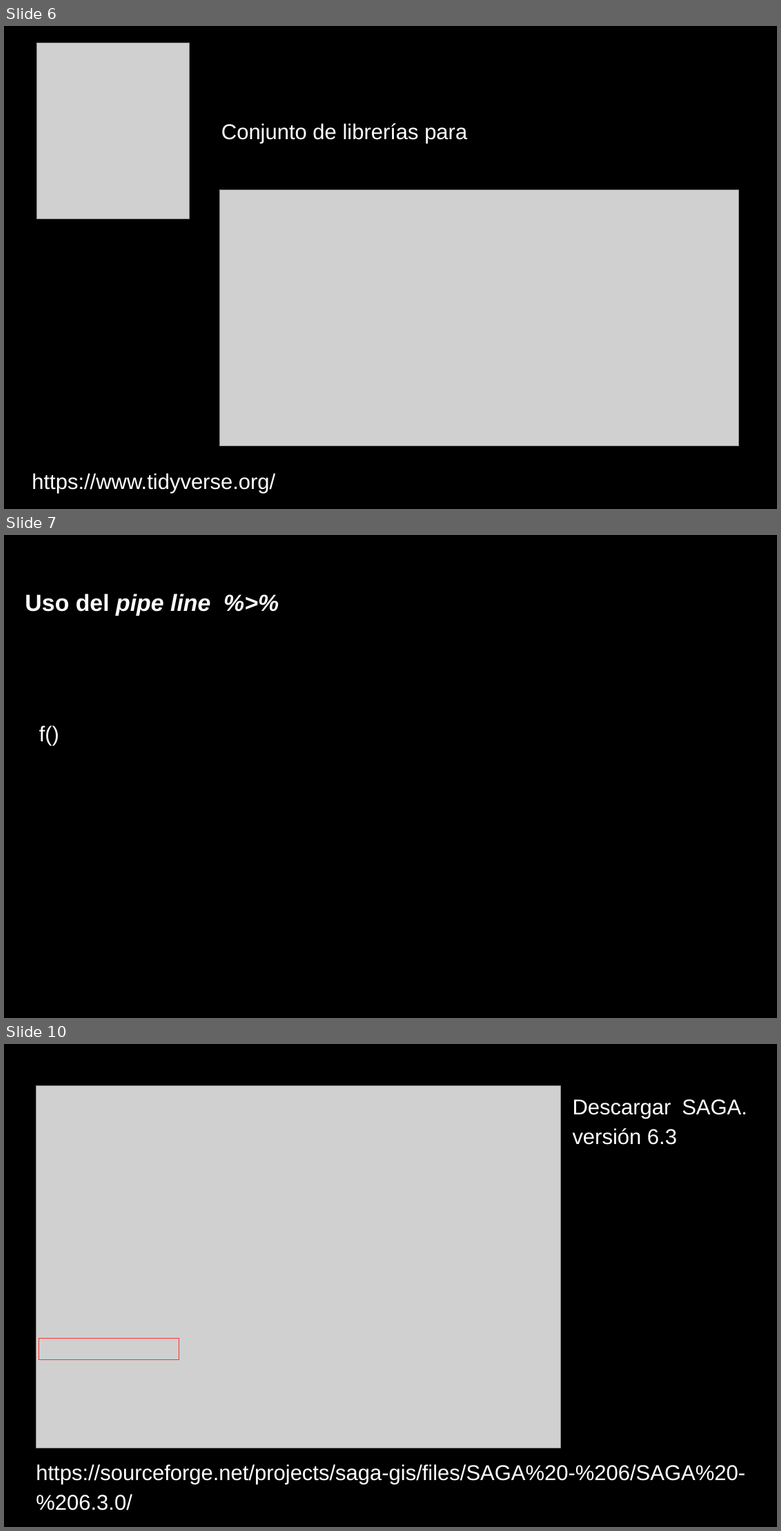
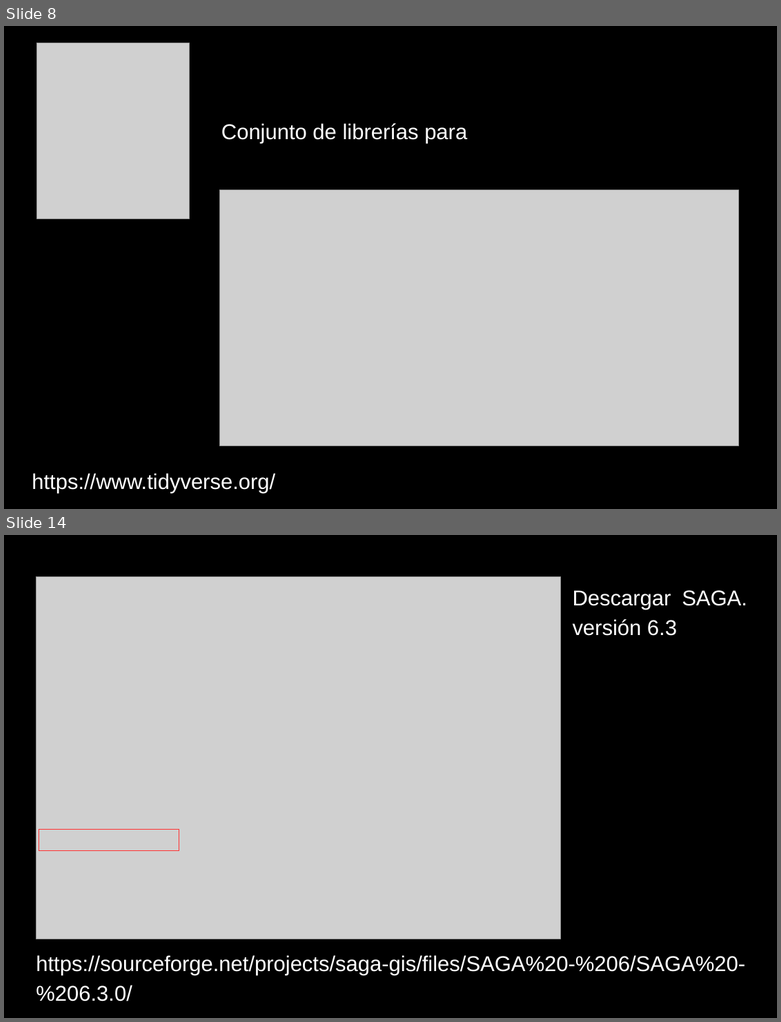
Before and after one commit to lebalcazar/R_IITCA, a slide deck: Presentacion/presentacion_01.odp. Shown one above the other, each under a label of ours: slides 6, 7 and 10 before the commit, slides 8 and 14 after it; the slides between them are not shown. The pictures are 781x1531 and 781x1022 pixels, drawn with LibreOffice and Linux fonts; fonts in the diff are those of the drawing; grey boxes stand for pictures. Boxes give left, top, right and bottom in pixels: in the first picture for what was removed or moved away, otherwise in the second. Text is boxed around its words. In the diff, an @@ line names an element or a change of style, - is before the commit and + after.

```diff
--- a/Presentacion/presentacion_01.odp
+++ b/Presentacion/presentacion_01.odp
@@ slide 7 removed at <box>4,535,777,1018</box>, background #000000 @@
@@ title removed at <box>25,594,210,615</box> @@
-Uso del pipe line %>%
@@ title removed at <box>39,725,59,745</box> @@
-f()
@@ what was slide 6 is now slide 8 @@
@@ what was slide 10 is now slide 14 @@
```
Also in this commit, not shown: 2 slides changed, 6 slides added, 2 other slides removed, 1 other file.
